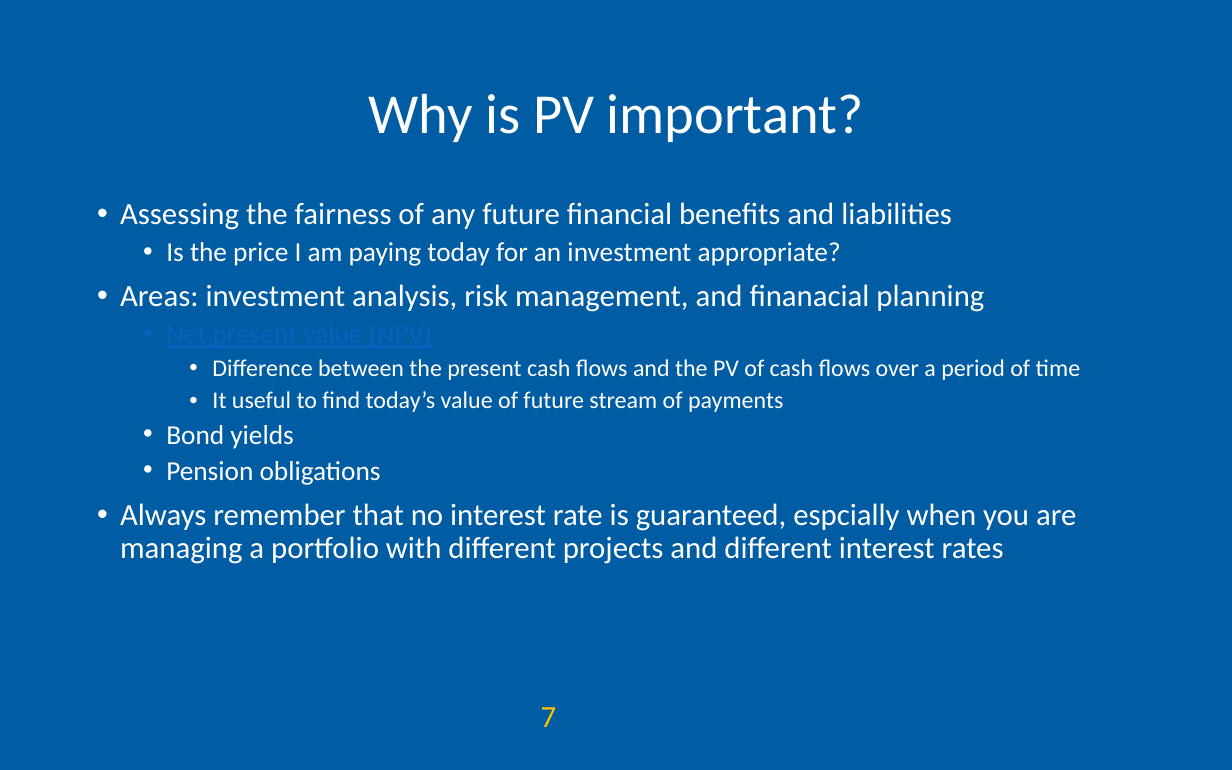
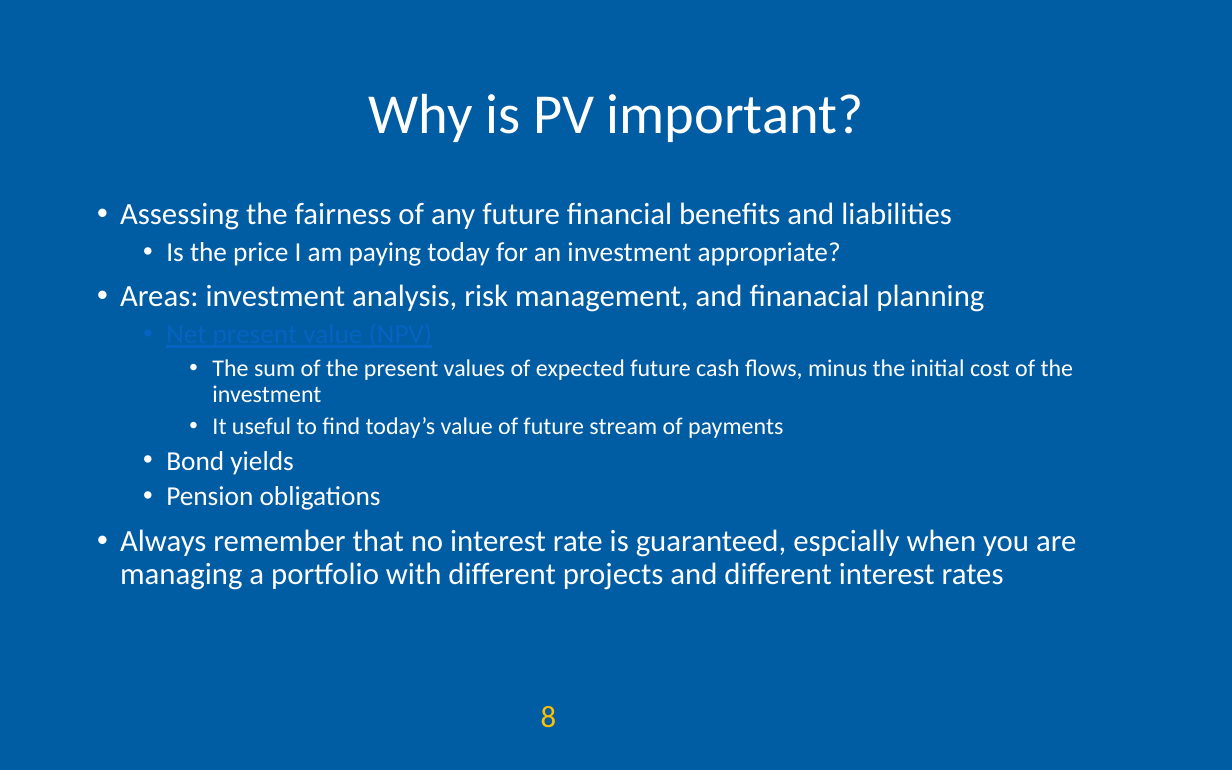
Before and after one commit to AEGDDI/idr305, a slide deck: slide 8 of lectures/L9.pptx (slide 7 before the commit). Drawn at 1232x770 pixels with LibreOffice and Linux fonts; fonts in the diff are those of the drawing; background and template pictures are left out. Boxes give left, top, right and bottom in pixels: in the first picture for what was removed or moved away, otherwise in the second. Text is boxed around its words. In the diff, an @@ line names an element or a change of style, - is before the commit and + after.

```diff
--- a/lectures/L9.pptx
+++ b/lectures/L9.pptx
@@ text at (212, 359, 1074, 402): text changed @@
-    • Difference between the present cash flows and the PV of cash flows over a period of time
+    • The sum of the present values of expected future cash flows, minus the initial cost of the investment
@@ page number at (541, 706, 557, 728): text changed @@
-7
+8
```
Also in this commit, not shown: 2 other slides changed, 6 slides added, 2 slides removed, 2 other files.
